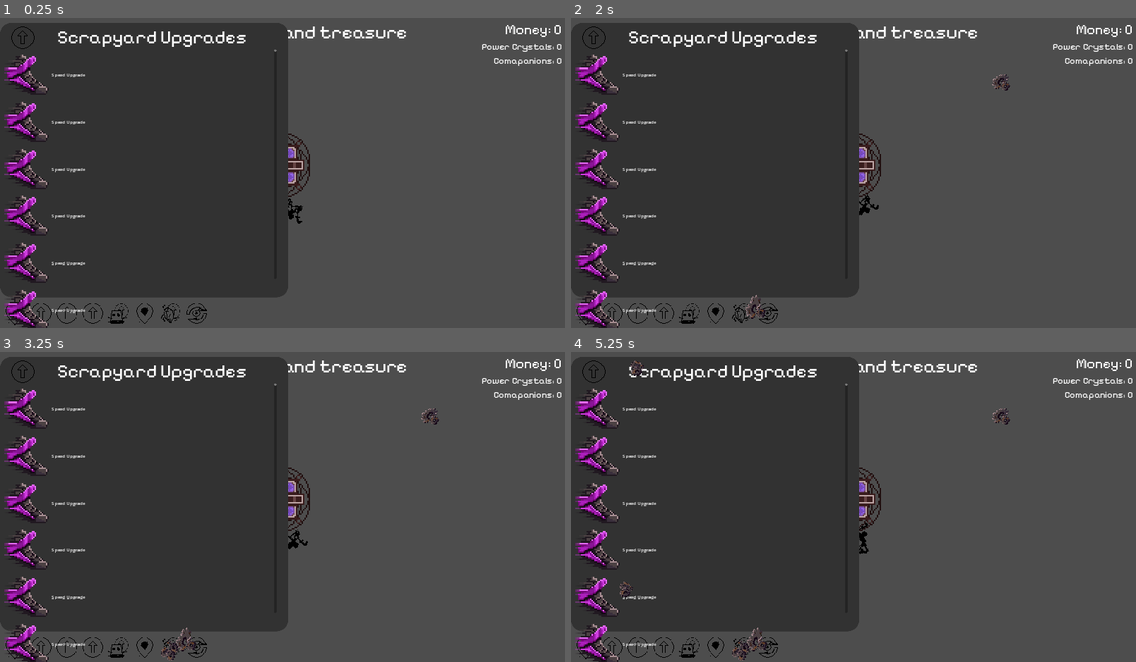
Above: before the commit, frames 1-4 (two rows, left to right).
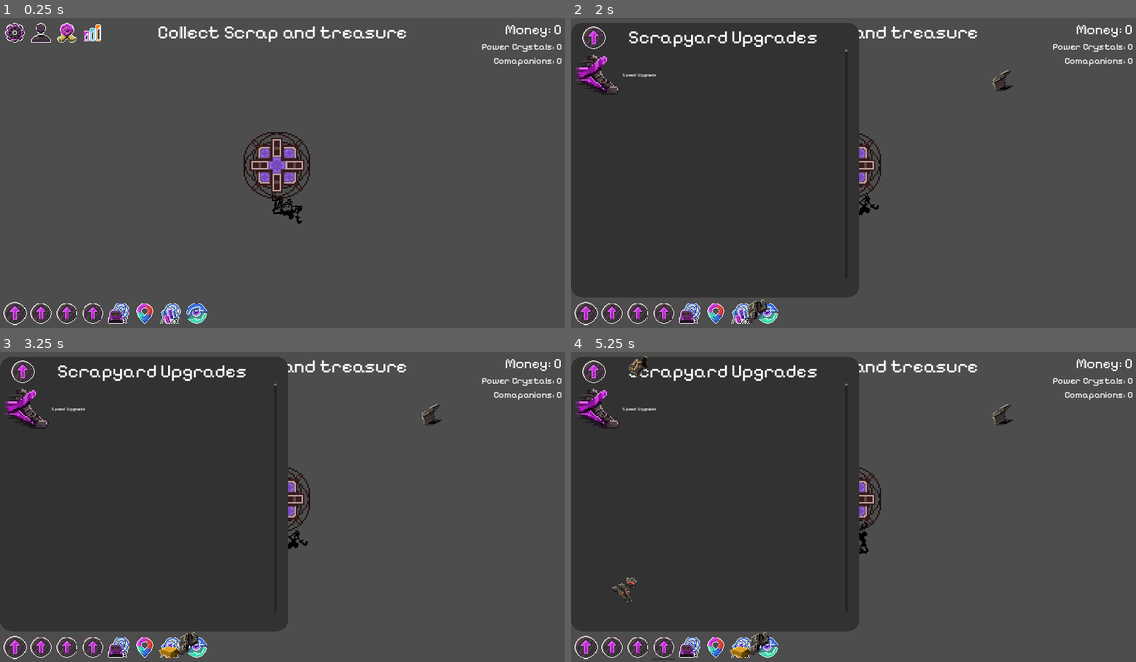
Above: after the commit, the same moments.

Repository: NathanHeaton/Robo-revolution
Game: Godot game, scene res://main.tscn
Same seed, same stepped clock (60 frames per second), same inputs: the game is played once before the commit and once after it.
Inputs (mouse positions are in pixels of both pictures, inside the frame that each line leads up to):
- Up to frame 1 (0.25 s): no input
- Up to frame 2 (2 s): click (587, 312) at 0.5 s; click (610, 33) at 1.25 s
- Up to frame 3 (3.25 s): click (67, 367) at 2 s; click (90, 367) at 2.75 s
- Up to frame 4 (5.25 s): click (610, 646) at 3.5 s; click (638, 646) at 4.25 s; click (661, 646) at 5 s

The runs differ from the first frame. In frame 1, 45% of the frame differs, in the area x 0-51%, y 1-100%; in frame 2, 4.1%; in frame 3, 4.1%; in frame 4, 4.4%.

Commit message:
added final icon assets and got upgrade button toggle and shorcut to work

Diff:
--- a/robo-revolution/hud.gd
+++ b/robo-revolution/hud.gd
@@ -4,7 +4,8 @@
 
 # Called when the node enters the scene tree for the first time.
 func _ready() -> void:
-	pass
+	$Scrapyard_upgrade_panel.hide()
+
 
 # Called every frame. 'delta' is the elapsed time since the previous frame.
 func _process(delta: float) -> void:
@@ -18,10 +19,21 @@
 
 
 func update_money(money):
-	pass
-	#$Money_Label.text = str(money)
+	$MarginContainer/VBoxContainer/Money_Label.text = "Money: " + str(money)
 
 
 
 func _on_message_timer_timeout():
 	$Message.hide()
+
+
+
+
+
+
+func _on_scrapyard_upgrades_toggled(toggled_on: bool) -> void:
+	print(toggled_on)
+	if(toggled_on):
+		$Scrapyard_upgrade_panel.show()
+	else:
+		$Scrapyard_upgrade_panel.hide()
--- a/robo-revolution/hud.tscn
+++ b/robo-revolution/hud.tscn
@@ -22,9 +22,17 @@
 atlas = ExtResource("2_yatbj")
 region = Rect2(96, 0, 32, 0)
 
+[sub_resource type="InputEventKey" id="InputEventKey_ceg5h"]
+device = -1
+keycode = 49
+unicode = 49
+
+[sub_resource type="Shortcut" id="Shortcut_6345e"]
+events = [SubResource("InputEventKey_ceg5h")]
+
 [sub_resource type="AtlasTexture" id="AtlasTexture_84ht1"]
 atlas = ExtResource("3_80ti6")
-region = Rect2(32, 32, 32, 32)
+region = Rect2(0, 0, 32, 32)
 
 [sub_resource type="AtlasTexture" id="AtlasTexture_6tmh5"]
 atlas = ExtResource("3_80ti6")
@@ -165,6 +173,8 @@
 layout_mode = 2
 size_flags_horizontal = 0
 size_flags_vertical = 8
+toggle_mode = true
+shortcut = SubResource("Shortcut_6345e")
 texture_normal = SubResource("AtlasTexture_84ht1")
 stretch_mode = 0
 
@@ -282,6 +292,7 @@
 size_flags_horizontal = 8
 
 [node name="Upgrades" type="VBoxContainer" parent="Scrapyard_upgrade_panel/MarginContainer/VBoxContainer/MarginContainer/VScrollBar"]
+custom_minimum_size = Vector2(0, 800)
 layout_mode = 1
 anchors_preset = 15
 anchor_right = 1.0
@@ -289,7 +300,7 @@
 offset_left = -935.0
 offset_top = 7.0
 offset_right = -2.0
-offset_bottom = 805.0
+offset_bottom = 7.0
 grow_horizontal = 2
 grow_vertical = 2
 
@@ -306,82 +317,5 @@
 layout_mode = 2
 text = "Speed Upgrade"
 
-[node name="HBoxContainer2" type="HBoxContainer" parent="Scrapyard_upgrade_panel/MarginContainer/VBoxContainer/MarginContainer/VScrollBar/Upgrades"]
-custom_minimum_size = Vector2(0, 160)
-layout_mode = 2
-
-[node name="TextureRect" type="TextureRect" parent="Scrapyard_upgrade_panel/MarginContainer/VBoxContainer/MarginContainer/VScrollBar/Upgrades/HBoxContainer2"]
-custom_minimum_size = Vector2(160, 0)
-layout_mode = 2
-texture = SubResource("AtlasTexture_ss25v")
-
-[node name="Label" type="Label" parent="Scrapyard_upgrade_panel/MarginContainer/VBoxContainer/MarginContainer/VScrollBar/Upgrades/HBoxContainer2"]
-layout_mode = 2
-text = "Speed Upgrade"
-
-[node name="HBoxContainer3" type="HBoxContainer" parent="Scrapyard_upgrade_panel/MarginContainer/VBoxContainer/MarginContainer/VScrollBar/Upgrades"]
-custom_minimum_size = Vector2(0, 160)
-layout_mode = 2
-
-[node name="TextureRect" type="TextureRect" parent="Scrapyard_upgrade_panel/MarginContainer/VBoxContainer/MarginContainer/VScrollBar/Upgrades/HBoxContainer3"]
-custom_minimum_size = Vector2(160, 0)
-layout_mode = 2
-texture = SubResource("AtlasTexture_ss25v")
-
-[node name="Label" type="Label" parent="Scrapyard_upgrade_panel/MarginContainer/VBoxContainer/MarginContainer/VScrollBar/Upgrades/HBoxContainer3"]
-layout_mode = 2
-text = "Speed Upgrade"
-
-[node name="HBoxContainer4" type="HBoxContainer" parent="Scrapyard_upgrade_panel/MarginContainer/VBoxContainer/MarginContainer/VScrollBar/Upgrades"]
-custom_minimum_size = Vector2(0, 160)
-layout_mode = 2
-
-[node name="TextureRect" type="TextureRect" parent="Scrapyard_upgrade_panel/MarginContainer/VBoxContainer/MarginContainer/VScrollBar/Upgrades/HBoxContainer4"]
-custom_minimum_size = Vector2(160, 0)
-layout_mode = 2
-texture = SubResource("AtlasTexture_ss25v")
-
-[node name="Label" type="Label" parent="Scrapyard_upgrade_panel/MarginContainer/VBoxContainer/MarginContainer/VScrollBar/Upgrades/HBoxContainer4"]
-layout_mode = 2
-text = "Speed Upgrade"
-
-[node name="HBoxContainer5" type="HBoxContainer" parent="Scrapyard_upgrade_panel/MarginContainer/VBoxContainer/MarginContainer/VScrollBar/Upgrades"]
-custom_minimum_size = Vector2(0, 160)
-layout_mode = 2
-
-[node name="TextureRect" type="TextureRect" parent="Scrapyard_upgrade_panel/MarginContainer/VBoxContainer/MarginContainer/VScrollBar/Upgrades/HBoxContainer5"]
-custom_minimum_size = Vector2(160, 0)
-layout_mode = 2
-texture = SubResource("AtlasTexture_ss25v")
-
-[node name="Label" type="Label" parent="Scrapyard_upgrade_panel/MarginContainer/VBoxContainer/MarginContainer/VScrollBar/Upgrades/HBoxContainer5"]
-layout_mode = 2
-text = "Speed Upgrade"
-
-[node name="HBoxContainer6" type="HBoxContainer" parent="Scrapyard_upgrade_panel/MarginContainer/VBoxContainer/MarginContainer/VScrollBar/Upgrades"]
-custom_minimum_size = Vector2(0, 160)
-layout_mode = 2
-
-[node name="TextureRect" type="TextureRect" parent="Scrapyard_upgrade_panel/MarginContainer/VBoxContainer/MarginContainer/VScrollBar/Upgrades/HBoxContainer6"]
-custom_minimum_size = Vector2(160, 0)
-layout_mode = 2
-texture = SubResource("AtlasTexture_ss25v")
-
-[node name="Label" type="Label" parent="Scrapyard_upgrade_panel/MarginContainer/VBoxContainer/MarginContainer/VScrollBar/Upgrades/HBoxContainer6"]
-layout_mode = 2
-text = "Speed Upgrade"
-
-[node name="HBoxContainer7" type="HBoxContainer" parent="Scrapyard_upgrade_panel/MarginContainer/VBoxContainer/MarginContainer/VScrollBar/Upgrades"]
-custom_minimum_size = Vector2(0, 160)
-layout_mode = 2
-
-[node name="TextureRect" type="TextureRect" parent="Scrapyard_upgrade_panel/MarginContainer/VBoxContainer/MarginContainer/VScrollBar/Upgrades/HBoxContainer7"]
-custom_minimum_size = Vector2(160, 0)
-layout_mode = 2
-texture = SubResource("AtlasTexture_ss25v")
-
-[node name="Label" type="Label" parent="Scrapyard_upgrade_panel/MarginContainer/VBoxContainer/MarginContainer/VScrollBar/Upgrades/HBoxContainer7"]
-layout_mode = 2
-text = "Speed Upgrade"
-
 [connection signal="timeout" from="Message_Timer" to="." method="_on_message_timer_timeout"]
+[connection signal="toggled" from="MarginContainer/upgrades_Locations_nav/Scrapyard_Upgrades" to="." method="_on_scrapyard_upgrades_toggled"]
--- a/robo-revolution/main.gd
+++ b/robo-revolution/main.gd
@@ -4,7 +4,8 @@
 # Called when the node enters the scene tree for the first time.
 
 var money = 0
-var rarity_lvl = 0
+var rarity_lvl = 2
+
 
 
 func _ready() -> void:
--- a/robo-revolution/player.gd
+++ b/robo-revolution/player.gd
@@ -55,7 +55,6 @@
 			body.apply_central_impulse(push_direction * 5)  # Adjust push force
 
 func get_item_spawn_region():
-	print(item_spawn_region)
 	return item_spawn_region
 
 
--- a/robo-revolution/scrap_treasure.gd
+++ b/robo-revolution/scrap_treasure.gd
@@ -47,11 +47,16 @@
 func collect():
 	$fade_out_player.stop()
 	$CollisionShape2D.disabled = true
+	display_value_animation()
 	$collect.play("collect")
 
 
 
+func display_value_animation():
+	$Value.text = str(value)
+
 
 
 func _on_collect_animation_finished(anim_name: StringName) -> void:
+
 	queue_free()
--- a/robo-revolution/scrap_treasure.tscn
+++ b/robo-revolution/scrap_treasure.tscn
@@ -675,6 +675,10 @@
 "": SubResource("AnimationLibrary_y0b8i")
 }
 
+[node name="Value" type="Label" parent="."]
+offset_right = 40.0
+offset_bottom = 23.0
+
 [connection signal="timeout" from="despawn_start" to="." method="_on_despawn_start_timeout"]
 [connection signal="animation_finished" from="fade_out_player" to="." method="_on_fade_out_player_animation_finished"]
 [connection signal="animation_finished" from="collect" to="." method="_on_collect_animation_finished"]
Binary file changed: robo-revolution/assets/top_nav_icons.png
Not shown, changed: robo-revolution/assets/top_nav_icons.png.import
Binary file changed: robo-revolution/assets/upgrade_icons.png
Not shown, changed: robo-revolution/assets/upgrade_icons.png.import
Not shown: 1 places in robo-revolution/hud.tscn that only renumber resources
